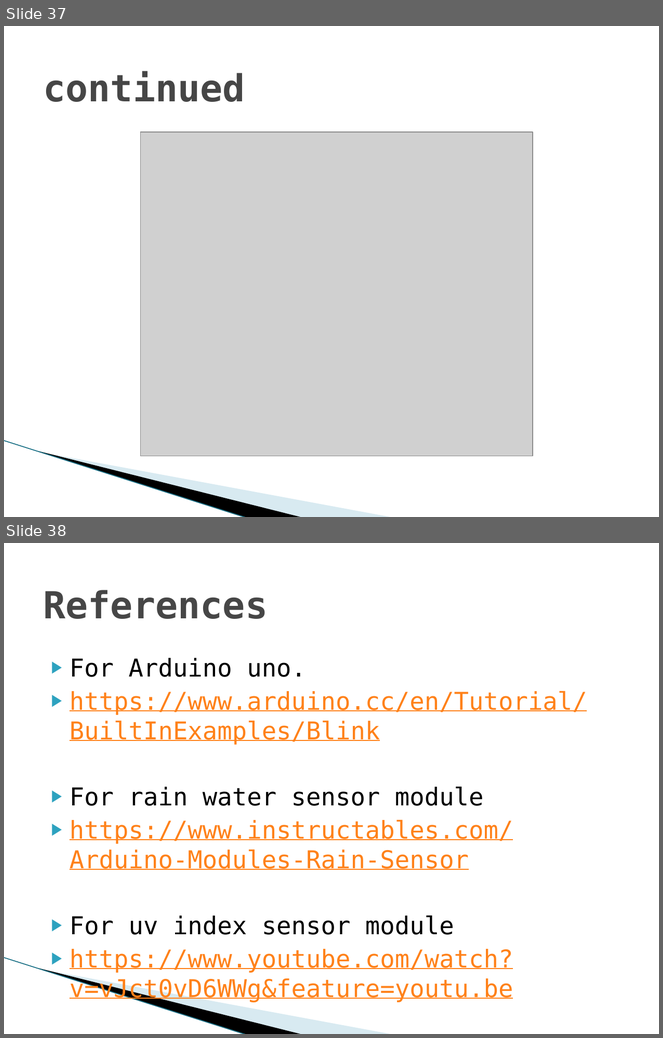
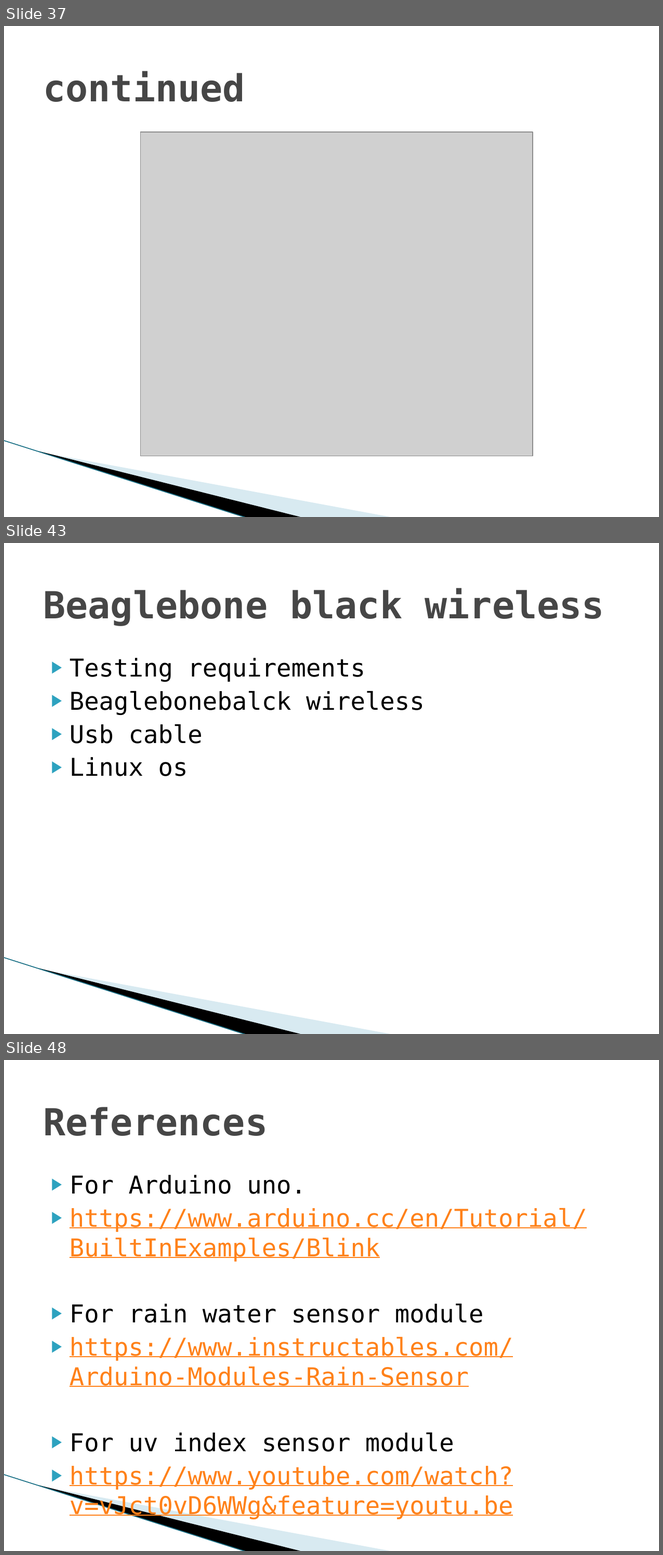
Before and after one commit to Group-1-winter-2021/ESE4009_2, a slide deck: Testing the hardware components.pptx. Shown one above the other, each under a label of ours: slides 37 and 38 before the commit, slides 37, 43 and 48 after it; the slides between them are not shown. The pictures are 663x1038 and 663x1555 pixels, drawn with LibreOffice and Linux fonts; fonts in the diff are those of the drawing; grey boxes stand for pictures; background and template pictures are left out. Boxes give left, top, right and bottom in pixels: in the first picture for what was removed or moved away, otherwise in the second. Text is boxed around its words. In the diff, an @@ line names an element or a change of style, - is before the commit and + after.

Commit message:
Add files via upload
the final file of testing the hardware components after receiving beaglebone wireless and dht11 sensor

```diff
--- a/Testing the hardware components.pptx
+++ b/Testing the hardware components.pptx
@@ slide 43 added at [4,543,659,1034], background #FFFFFF; not listed: 3 template elements that a slide beside it also shows @@
@@ title added at [43,588,604,626], 41 pt, text #464646, bold @@
+Beaglebone black wireless
@@ text added at [70,658,425,776], 27 pt, text #000000 @@
+▶ Testing requirements
+▶ Beaglebonebalck wireless
+▶ Usb cable
+▶ Linux os
@@ what was slide 38 is now slide 48 @@
```
Also in this commit, not shown: 1 slide changed, 10 other slides added.
